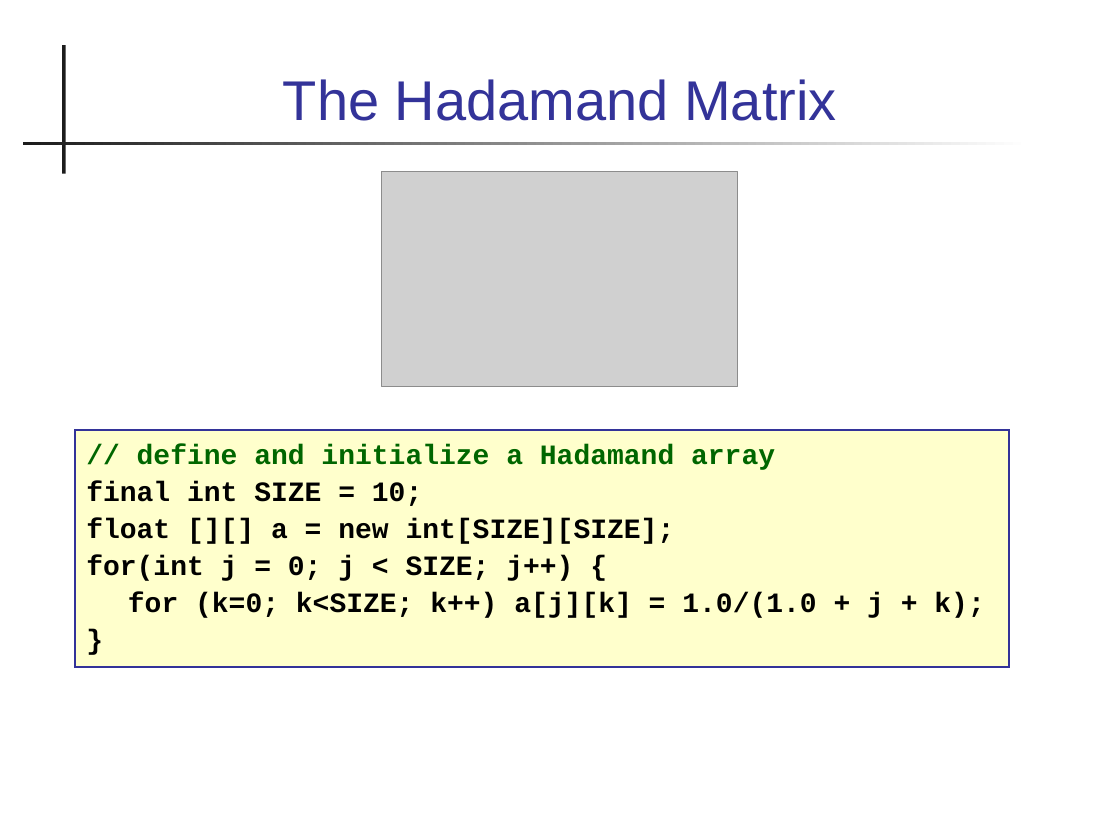
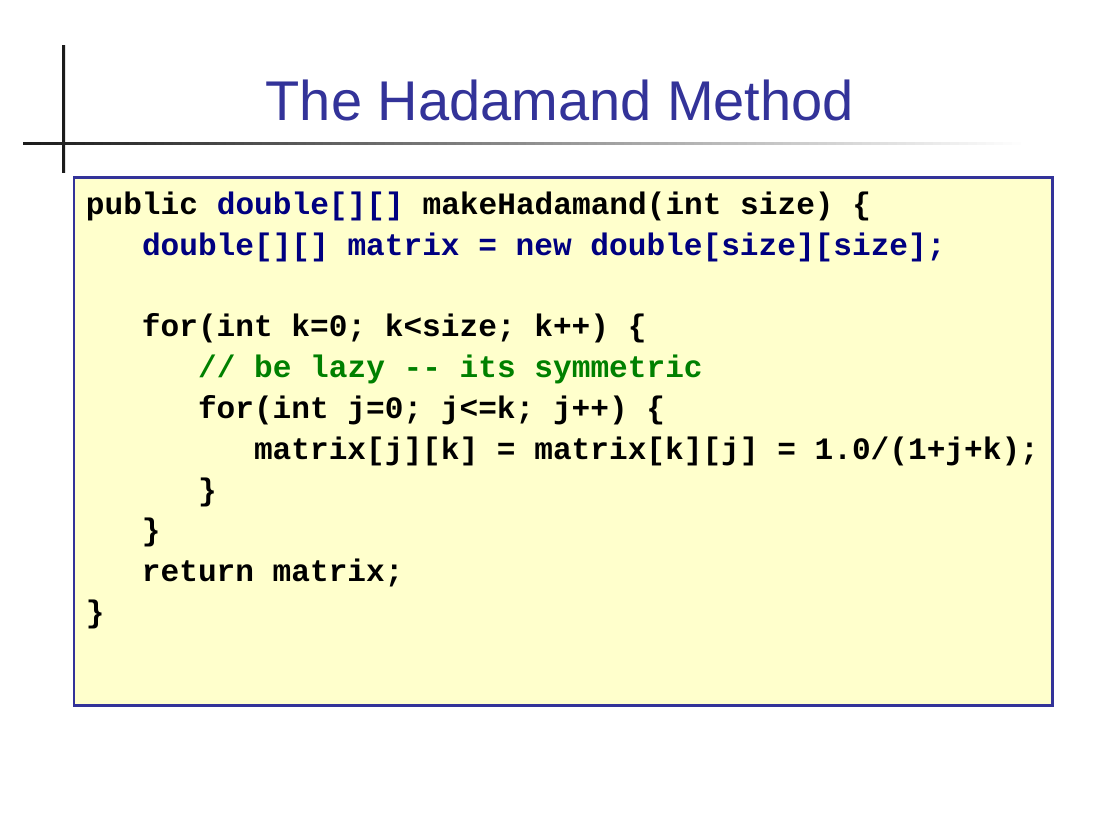
Before and after one commit to cpske/programming1, a slide deck: slide 17 of java-basics/19-Arrays-2D.ppt (slide 43 before the commit). Drawn at 1120x840 pixels with LibreOffice and Linux fonts; fonts in the diff are those of the drawing; grey boxes stand for pictures. Boxes give left, top, right and bottom in pixels: in the first picture for what was removed or moved away, otherwise in the second. Text is boxed around its words. In the diff, an @@ line names an element or a change of style, - is before the commit and + after.

Commit message:
add slides on arraylist

```diff
--- a/java-basics/19-Arrays-2D.ppt
+++ b/java-basics/19-Arrays-2D.ppt
@@ title at (x1=266, y1=79, x2=854, y2=121): text changed @@
-The Hadamand Matrix
+The Hadamand Method
@@ text "public double[][] makeHadamand(int size) {" resized from (x1=75, y1=430, x2=1009, y2=668) to (x1=74, y1=177, x2=1053, y2=704) @@
@@ text "public double[][] makeHadamand(int size) {" at (x1=74, y1=177, x2=1053, y2=704): size 18 to 20 pt in "}" @@
@@ picture removed at (x1=382, y1=171, x2=738, y2=386) @@
@@ text at (x1=86, y1=191, x2=1039, y2=466): text changed; size 18 to 20 pt @@
-// define and initialize a Hadamand array
-final int SIZE = 10;
-float [][] a = new int[SIZE][SIZE];
-for(int j = 0; j < SIZE; j++) {
-for (k=0; k<SIZE; k++) a[j][k] = 1.0/(1.0 + j + k);
+public double[][] makeHadamand(int size) {
+double[][] matrix = new double[size][size];
+for(int k=0; k<size; k++) {
+// be lazy -- its symmetric
+for(int j=0; j<=k; j++) {
+matrix[j][k] = matrix[k][j] = 1.0/(1+j+k);
@@ text at (x1=142, y1=559, x2=404, y2=587): paragraphs added @@
+}
+return matrix;
+}
```
Also in this commit, not shown: 12 other slides changed, 3 slides added, 4 slides removed, 6 other files.
